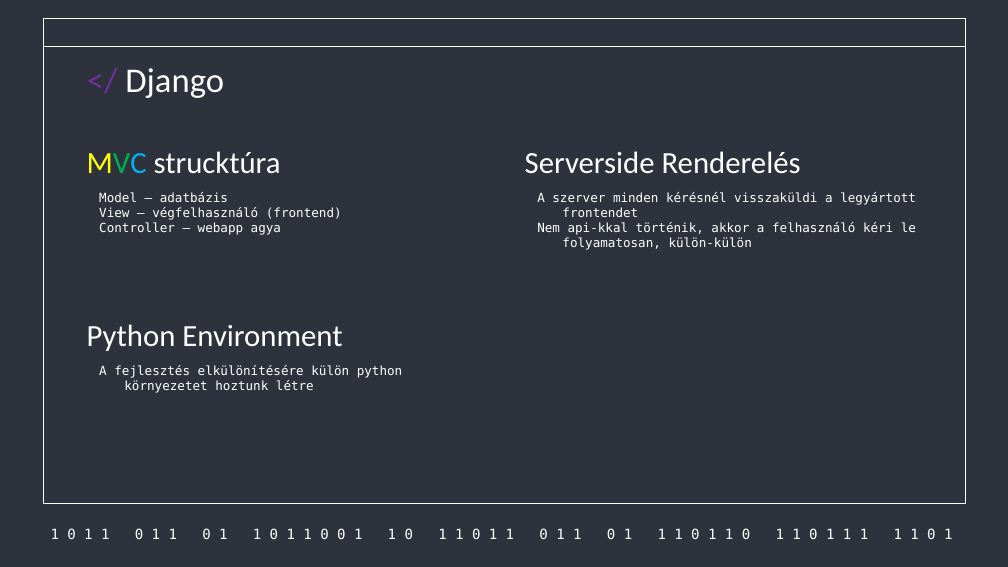
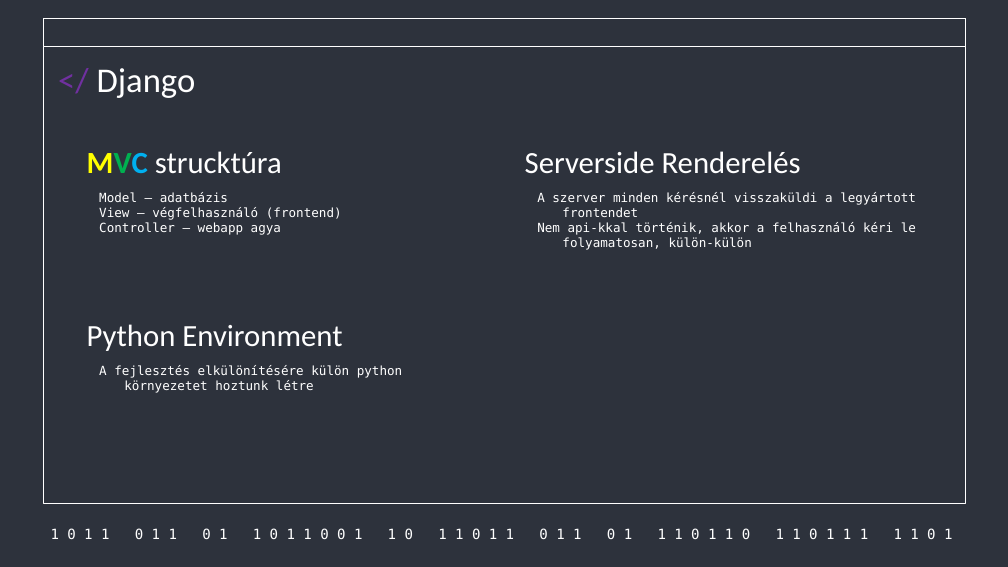
Before and after one commit to Acsilaa/dusza2024-25, a slide deck: slide 2 of Hell yeah ppt.pptx. Drawn at 1008x567 pixels with LibreOffice and Linux fonts; fonts in the diff are those of the drawing. Boxes give left, top, right and bottom in pixels: in the first picture for what was removed or moved away, otherwise in the second. Text is boxed around its words. In the diff, an @@ line names an element or a change of style, - is before the commit and + after.

```diff
--- a/Hell yeah ppt.pptx
+++ b/Hell yeah ppt.pptx
@@ title "</ Django" moved from (x1=125, y1=68, x2=224, y2=98) to (x1=97, y1=68, x2=196, y2=98) @@
@@ title "MVC strucktúra" at (x1=87, y1=151, x2=282, y2=174): bold on in "MVC" @@
```
Also in this commit, not shown: 2 other slides changed, 1 slide added, 2 slides removed.
